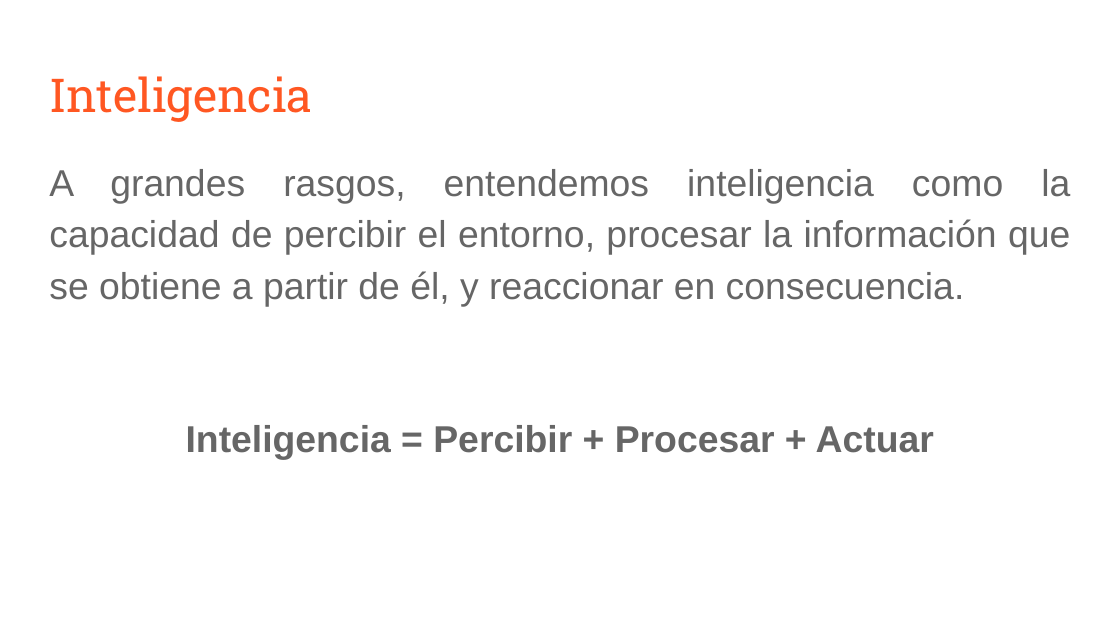
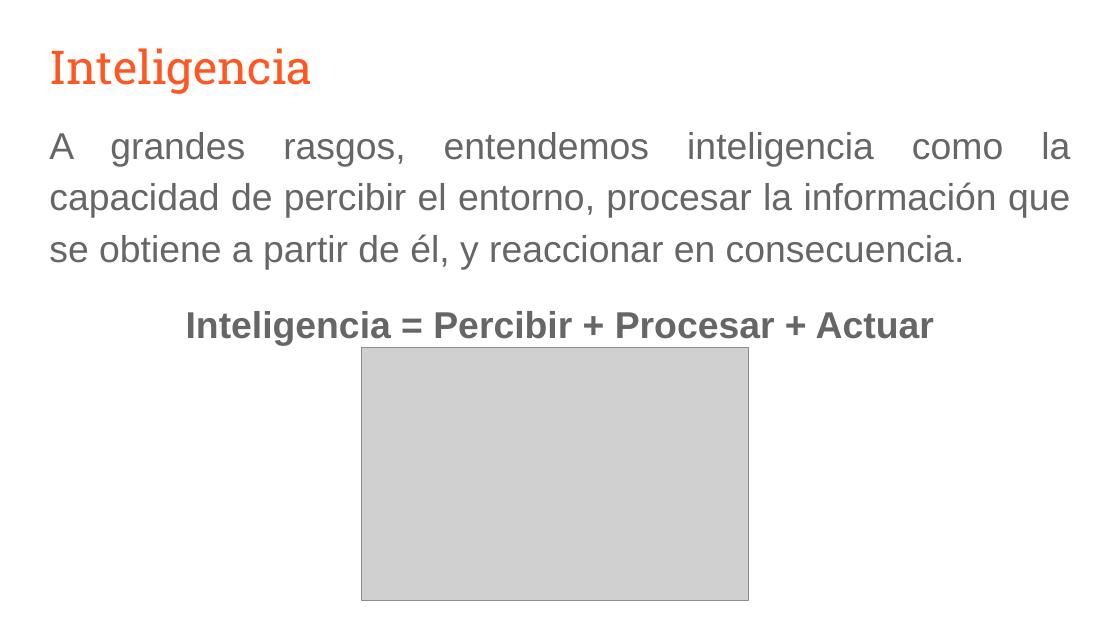
Before and after one commit to gwolf/sistop-2019-2, a slide deck: slide 11 of exposiciones/RodriguezZuriel-IbarraOmar/Inteligencia artificial en los sistemas operativos.pptx. Drawn at 1120x630 pixels with LibreOffice and Linux fonts; fonts in the diff are those of the drawing; grey boxes stand for pictures. Boxes give left, top, right and bottom in pixels: in the first picture for what was removed or moved away, otherwise in the second. Text is boxed around its words. In the diff, an @@ line names an element or a change of style, - is before the commit and + after.

```diff
--- a/exposiciones/RodriguezZuriel-IbarraOmar/Inteligencia artificial en los sistemas operativos.pptx
+++ b/exposiciones/RodriguezZuriel-IbarraOmar/Inteligencia artificial en los sistemas operativos.pptx
@@ title "Inteligencia": place and size @@
-title "Inteligencia" at (49,76,312,122)
+title "Inteligencia" at (49,48,312,94)
@@ text "A grandes rasgos, entendemos inteligencia ..." rewrapped from (49,169,1070,459) to (49,132,1070,346) @@
@@ picture added at (362,347,748,600) @@
```
Also in this commit, not shown: 9 other slides changed, 3 slides added.
